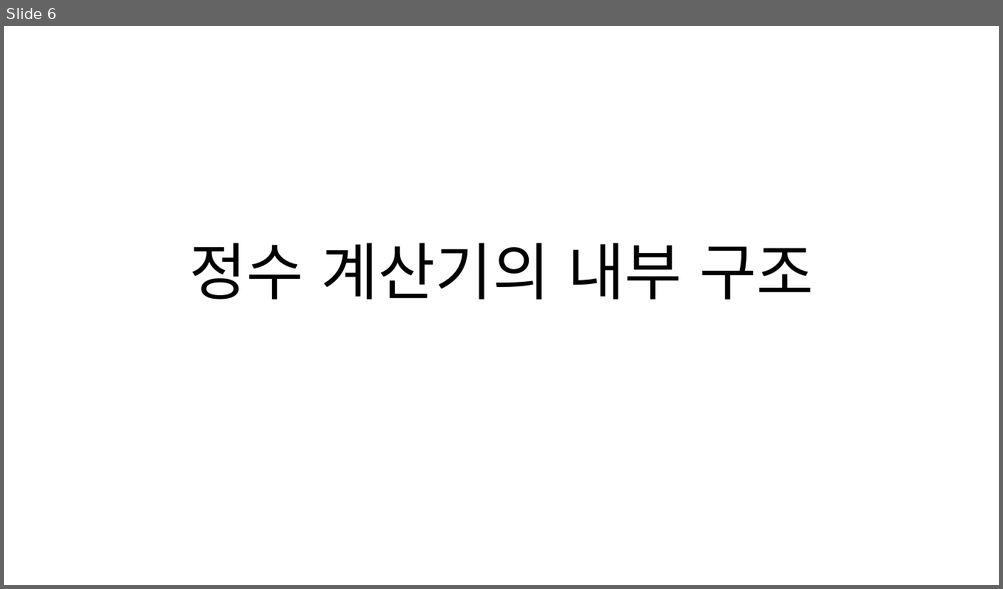
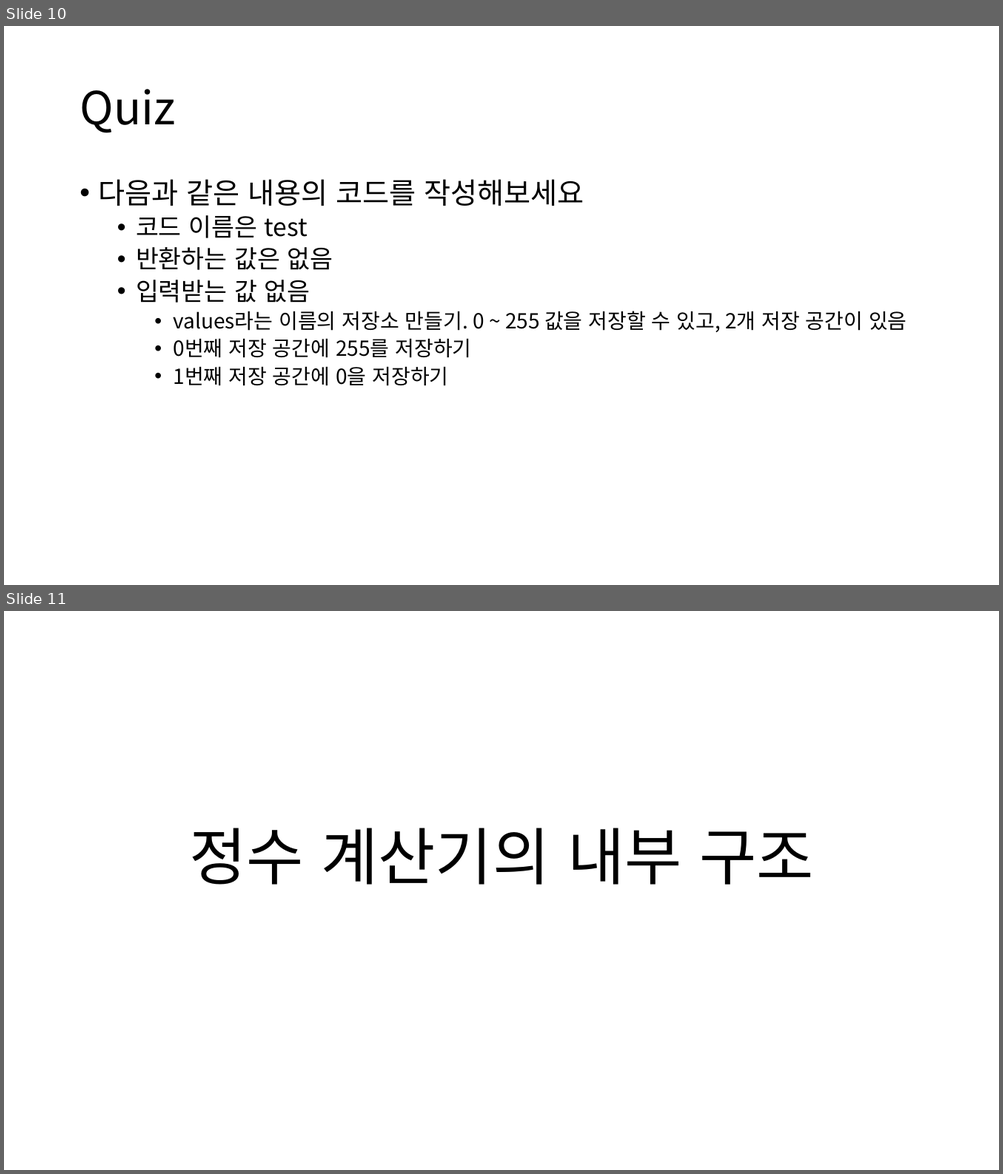
Before and after one commit to chaebkimm/C_ppt, a slide deck: C소개.pptx. Shown one above the other, each under a label of ours: slide 6 before the commit, slides 10 and 11 after it. The pictures are 1003x589 and 1003x1174 pixels, drawn with LibreOffice and Linux fonts; fonts in the diff are those of the drawing. Boxes give left, top, right and bottom in pixels: in the first picture for what was removed or moved away, otherwise in the second. Text is boxed around its words. In the diff, an @@ line names an element or a change of style, - is before the commit and + after.

```diff
--- a/C소개.pptx
+++ b/C소개.pptx
@@ slide 10 added at [4,26,999,585], background #FFFFFF @@
@@ title added at [79,89,175,133], 44 pt, text #000000 @@
+Quiz
@@ text added at [99,179,907,386], 20 pt, text #000000 @@
+• 다음과 같은 내용의 코드를 작성해보세요
+  • 코드 이름은 test
+  • 반환하는 값은 없음
+  • 입력받는 값 없음
+    • values라는 이름의 저장소 만들기. 0 ~ 255 값을 저장할 수 있고, 2개 저장 공간이 있음
+    • 0번째 저장 공간에 255를 저장하기
+    • 1번째 저장 공간에 0을 저장하기
@@ what was slide 6 is now slide 11 @@
```
Also in this commit, not shown: 1 slide changed, 6 other slides added, 2 slides removed.
